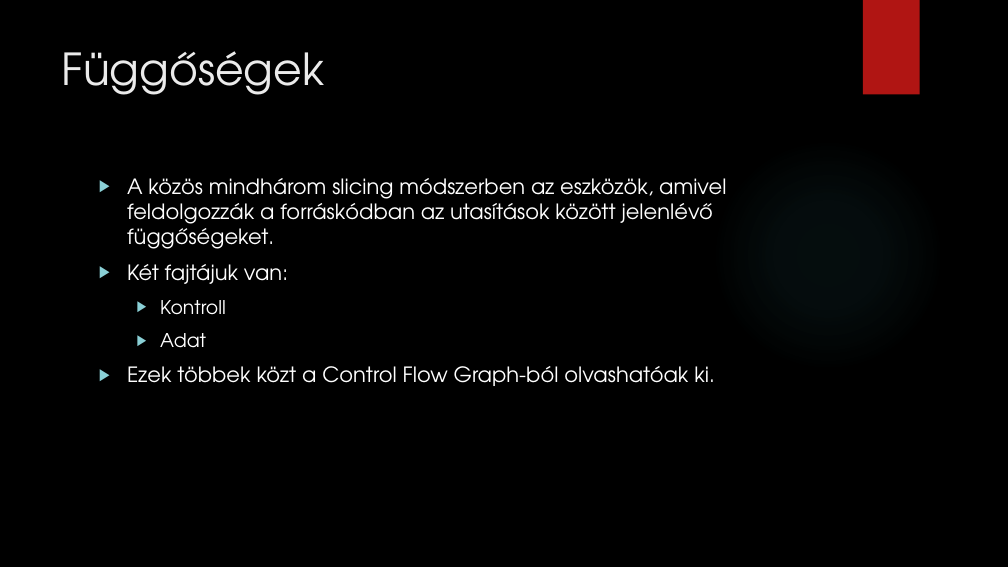
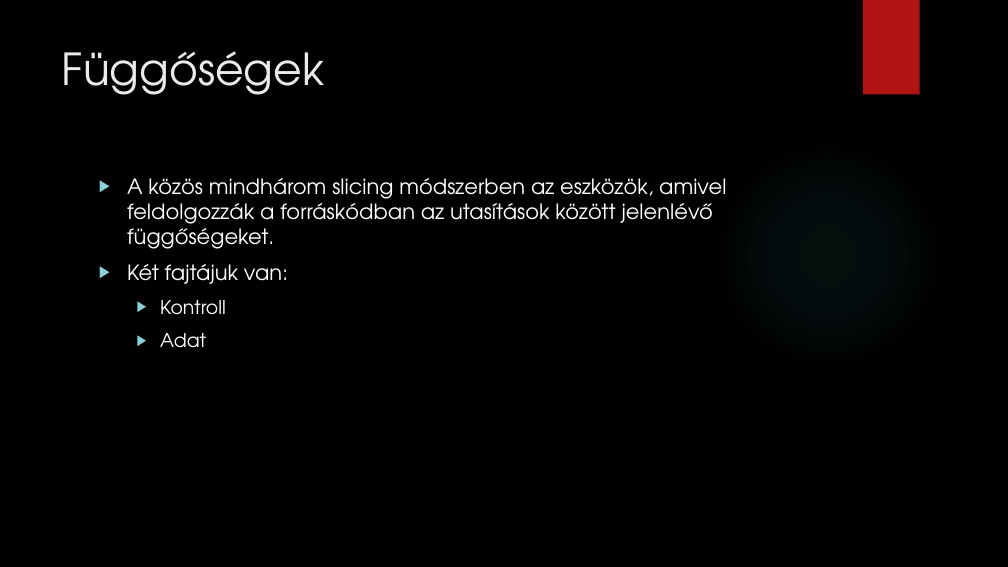
Before and after one commit to dwat3r/slicer, a slide deck: slide 5 of doc/Presentation.pptx. Drawn at 1008x567 pixels with LibreOffice and Linux fonts; fonts in the diff are those of the drawing; background and template pictures are left out. Boxes give left, top, right and bottom in pixels: in the first picture for what was removed or moved away, otherwise in the second. Text is boxed around its words. In the diff, an @@ line names an element or a change of style, - is before the commit and + after.

```diff
--- a/doc/Presentation.pptx
+++ b/doc/Presentation.pptx
@@ text at (127,366,715,386): paragraph removed @@
-▶ Ezek többek közt a Control Flow Graph-ból olvashatóak ki.
```
Also in this commit, not shown: 1 other slide changed, 27 slides added, 1 slide removed, 15 other files.
